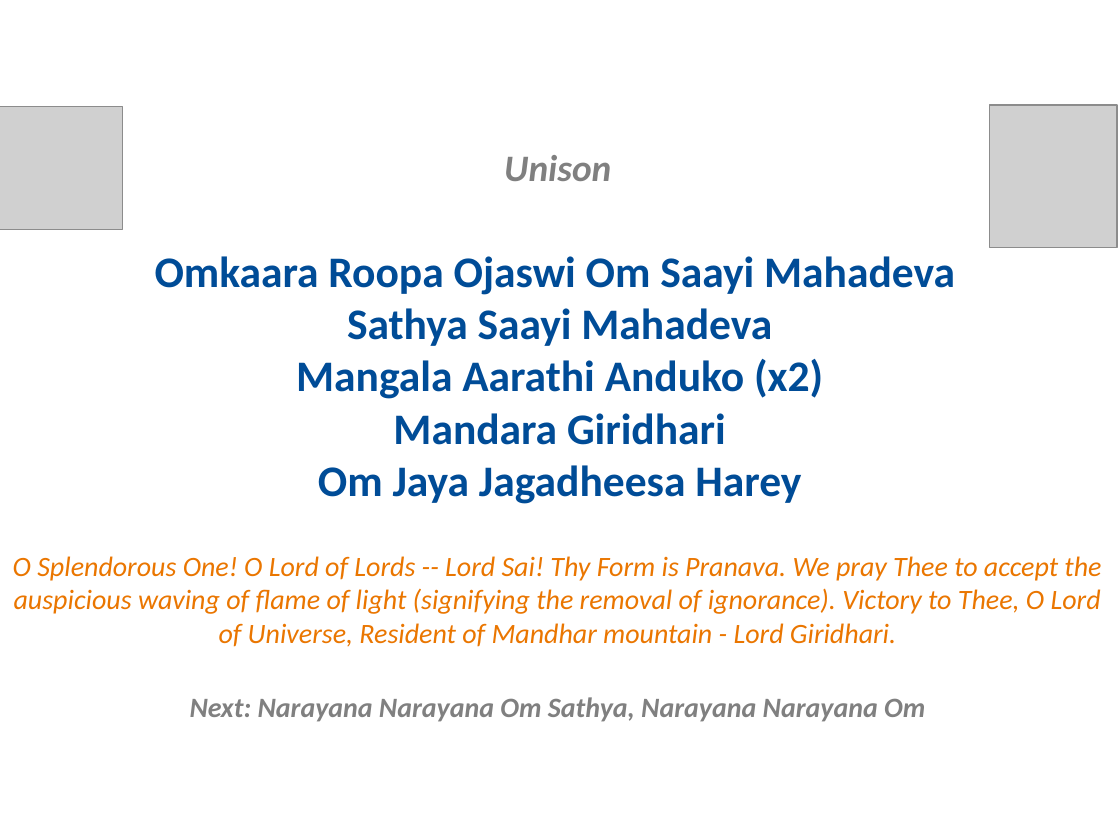
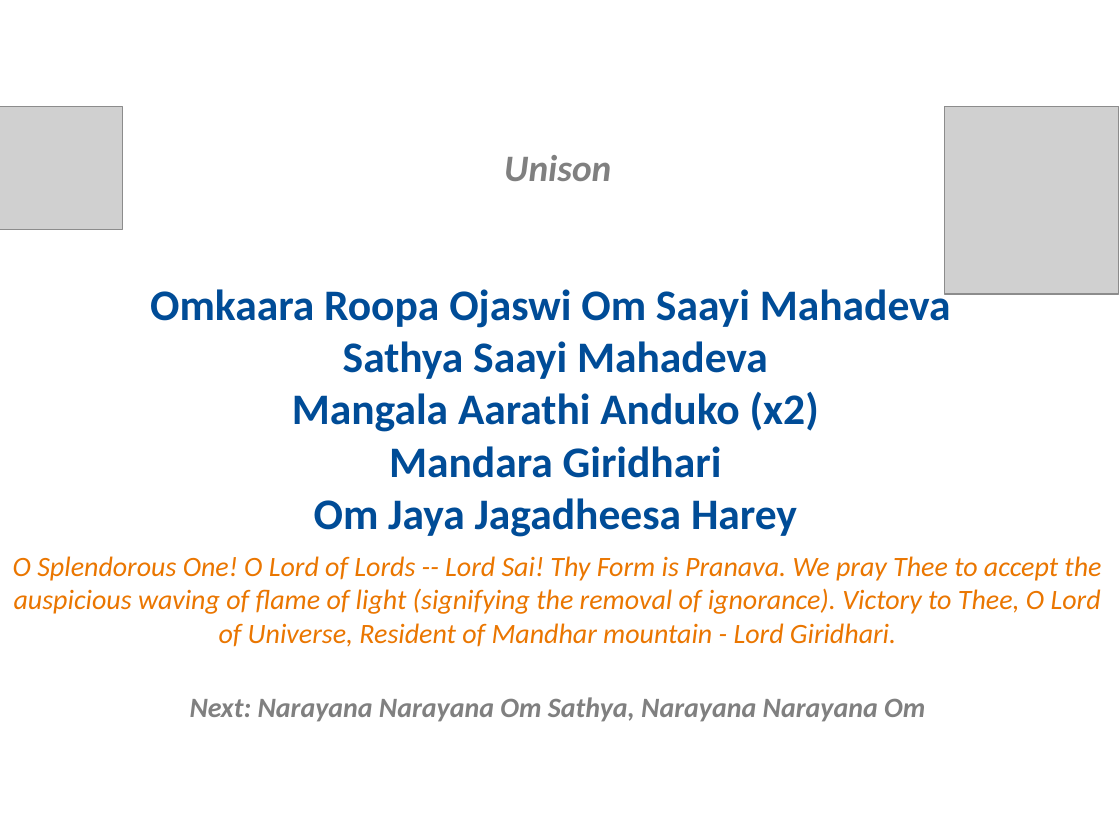
Before and after one commit to rkanadam/saibhajanmaker, a slide deck: slide 10 of WebContent/WEB-INF/templates/25th Anniversary/postUnison.pptx. Drawn at 1120x840 pixels with LibreOffice and Linux fonts; fonts in the diff are those of the drawing; grey boxes stand for pictures. Boxes give left, top, right and bottom in pixels: in the first picture for what was removed or moved away, otherwise in the second. Text is boxed around its words. In the diff, an @@ line names an element or a change of style, - is before the commit and + after.

```diff
--- a/WebContent/WEB-INF/templates/25th Anniversary/postUnison.pptx
+++ b/WebContent/WEB-INF/templates/25th Anniversary/postUnison.pptx
@@ picture: place and size @@
-picture at <box>990,105,1118,248</box>
+picture at <box>945,106,1119,295</box>
@@ text "Omkaara Roopa Ojaswi Om Saayi ..." rewrapped from <box>155,256,955,504</box> to <box>150,284,951,537</box> @@
```
Also in this commit, not shown: 11 other slides changed, 7 other files.
